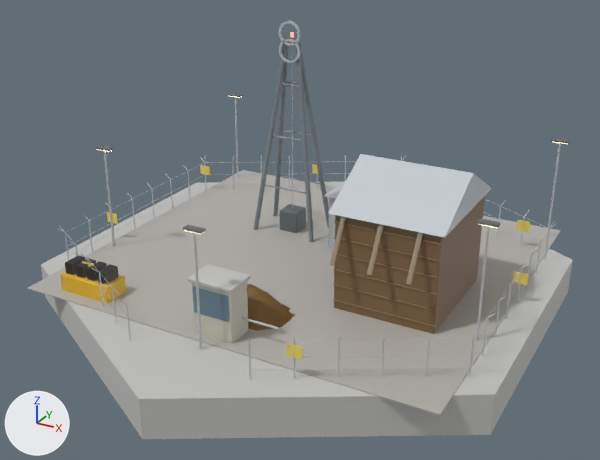
The glTF model native/godot/assets/art/blender/extractor_gold.glb, before and after one commit.
One viewpoint serves both versions: a 50 mm camera at (16.4, -30.6, 16.9) aimed at (0.1, -1.1, 2.2). The lights are fixed; the arrows at lower left show +X, +Y and +Z. The first picture is the older version. Vertices at exactly the same position are counted once.

Names of what the first picture shows: 'cladding', 'dark', 'earth', 'glass', 'gravel', 'hazard', 'metal', 'paint', 'steel_dark', 'wall_concrete', 'wood' and 1 more.
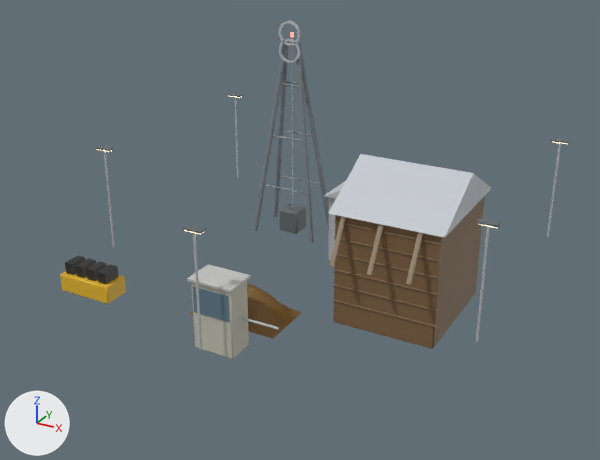
The change, as a diff of the scene's bpy script:
```diff
--- a/native/godot/assets/art/blender/extractor_gold.glb.py
+++ b/native/godot/assets/art/blender/extractor_gold.glb.py
@@ me_hazard @@
 # used by ob_hazard; location = (0.0, 0.0, 0.0)
-me_hazard.from_pydata(...)  # 88 vertices, 140 faces; spans x -9.8..9.8, y -8.7..10.2, z 0.1..1.5
+me_hazard.from_pydata(...)  # 24 vertices, 44 faces; spans x -8.0..-5.4, y -7.6..-6.4, z 0.1..0.9
+# me_hazard part 1: 8 loose pieces with 64 vertices, spanning x -9.8..9.8, y -8.7..10.2, z 1.0..1.5, are deleted
 me_hazard.materials.append(mat_hazard)
@@ me_wall_concrete @@
 # used by ob_wall_concrete; location = (0.0, 0.0, 0.0)
-me_wall_concrete.from_pydata(...)  # 36 vertices, 64 faces; spans x -10.7..10.7, y -12.3..12.3, z -1.6..2.5
+me_wall_concrete.from_pydata(...)  # 24 vertices, 44 faces; spans x -1.0..1.0, y -7.9..-6.5, z 2.4..2.5
+# me_wall_concrete part 2: the loose piece of 12 vertices spanning x -10.7..10.7, y -12.3..12.3, z -1.6..0.1 is deleted
 me_wall_concrete.materials.append(mat_wall_concrete)
@@ ob_gravel @@
-ob_gravel = bpy.data.objects.new('gravel', me_gravel)
-ob_gravel.location = (0.0, 0.0, 0.0)
```

Where the change shows, as pixel boxes (x1, y1, x2, y2) in the pictures (600 x 460 px):
'gravel', deleted
    before: (27, 170, 561, 415)
'wall_concrete', reshaped (88% narrower, 88% shorter)
    before: (41, 182, 573, 439)
    after: (187, 264, 251, 293)
'hazard', reshaped
    before: (60, 164, 530, 360)
    after: (60, 271, 126, 304)
part 1 of me_hazard, deleted
    before: (82, 164, 530, 360)
part 2 of me_wall_concrete, deleted
    before: (41, 182, 573, 439)
